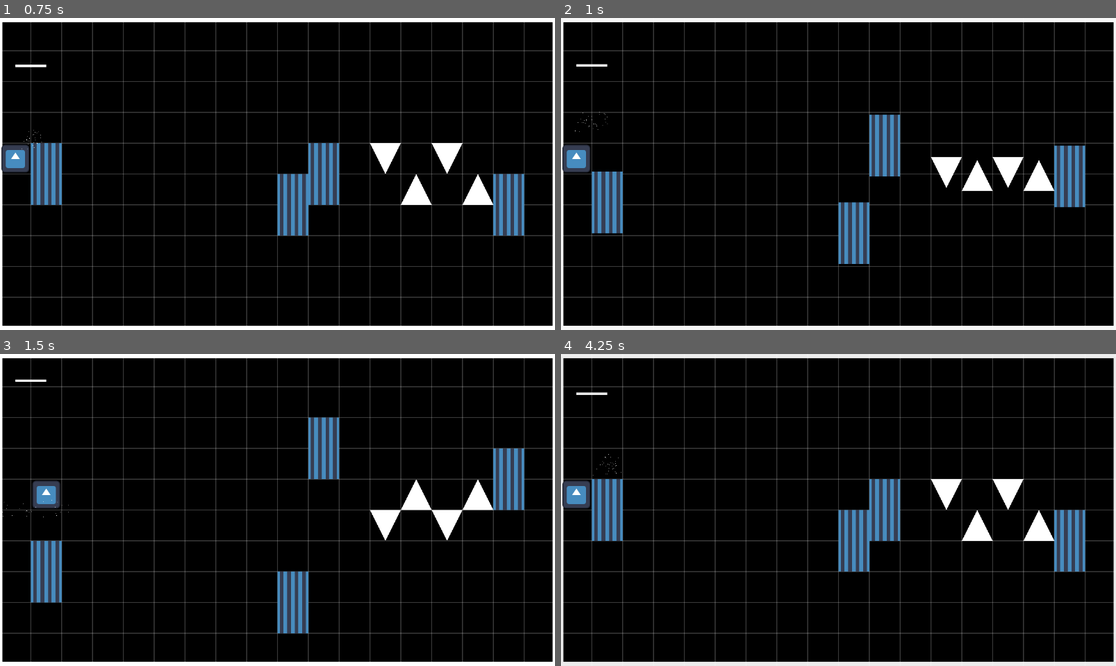
Above: before the commit, frames 1-4 (two rows, left to right).
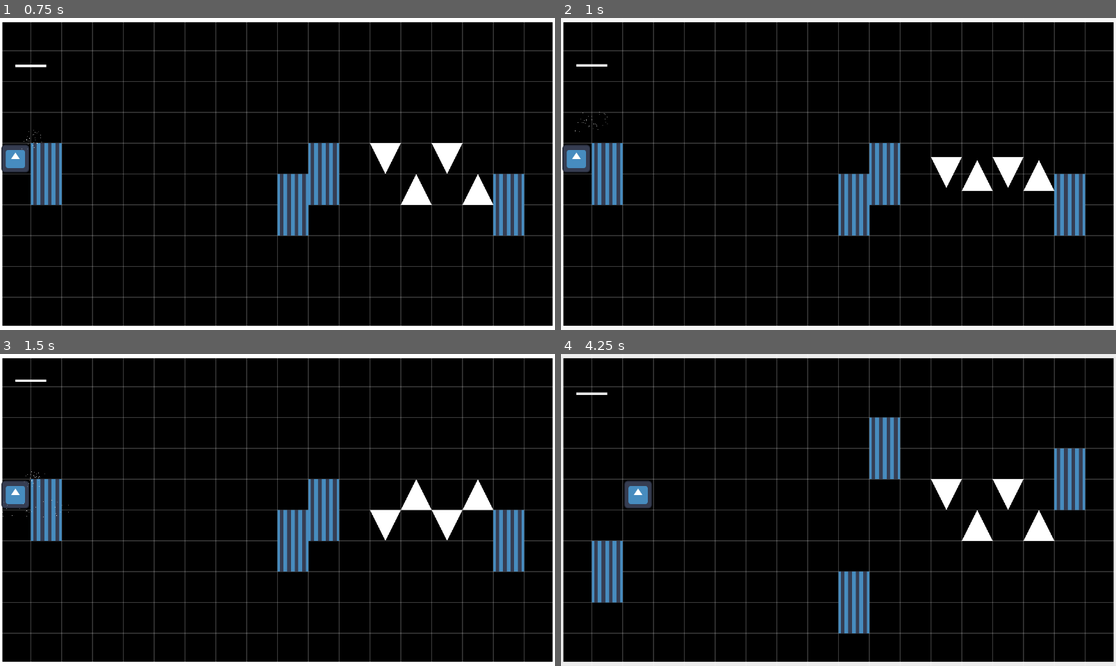
Above: after the commit, the same moments.

Repository: pradoh97/square-jam
Game: Godot game, scene res://levels/test_level.tscn
Two runs of this game, one before a commit and one after it. Both use one fixed random seed, a clock stepped at 60 frames per second and the inputs below. The engine's default icon, where the game draws it, is replaced by a stand-in: a white triangle on a blue panel in a dark square.
Inputs:
- Up to frame 1 (0.75 s): tap Enter at 0.5 s; tap D (move) at 0.6 s
- Up to frame 2 (1 s): no input
- Up to frame 3 (1.5 s): tap D (move) at 1.35 s
- Up to frame 4 (4.25 s): tap D (move) at 2.1, 2.85, 3.6 s

Frame 1 is identical in both runs. In frame 2, 4.1% of the frame differs, in the area x 5-95%, y 30-79%; in frame 3, 9.1%; in frame 4, 9.7%, in the area x 0-95%, y 20-90%.

Commit message:
Set default beats

Diff:
--- a/hazards/wall.tscn
+++ b/hazards/wall.tscn
@@ -18,7 +18,7 @@
 [node name="Wall" type="Area2D"]
 script = ExtResource("1_qium8")
 movement_step = 128
-compass_duration = 2
+required_beats = 2
 
 [node name="Polygon2D" type="Polygon2D" parent="."]
 texture = SubResource("GradientTexture2D_gmgay")
